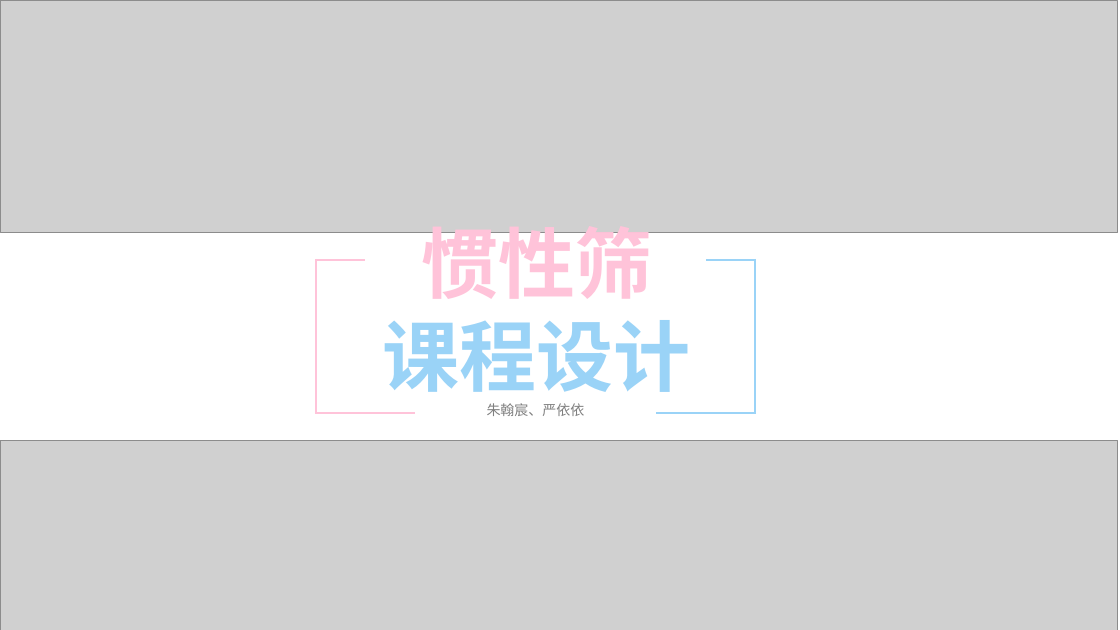
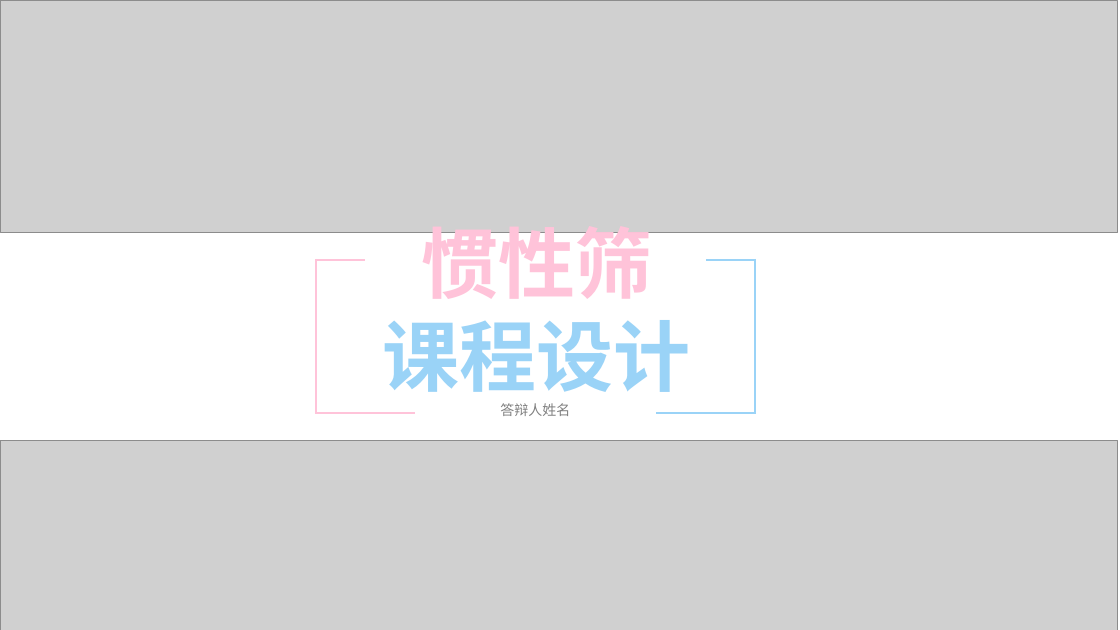
Before and after one commit to CMChris-Beat/InertiaScreen, a slide deck: slide 1 of 4.Docs/3.PresentationDoc/[20220307]惯性筛答辩.pptx. Drawn at 1120x630 pixels with LibreOffice and Linux fonts; fonts in the diff are those of the drawing; grey boxes stand for pictures. Boxes give left, top, right and bottom in pixels: in the first picture for what was removed or moved away, otherwise in the second. Text is boxed around its words. In the diff, an @@ line names an element or a change of style, - is before the commit and + after.

Commit message:
Update PPT(Old Version)

```diff
--- a/4.Docs/3.PresentationDoc/[20220307]惯性筛答辩.pptx
+++ b/4.Docs/3.PresentationDoc/[20220307]惯性筛答辩.pptx
@@ text at <box>500,403,570,416</box>: text changed @@
-朱翰宸、严依依
+答辩人姓名
```
